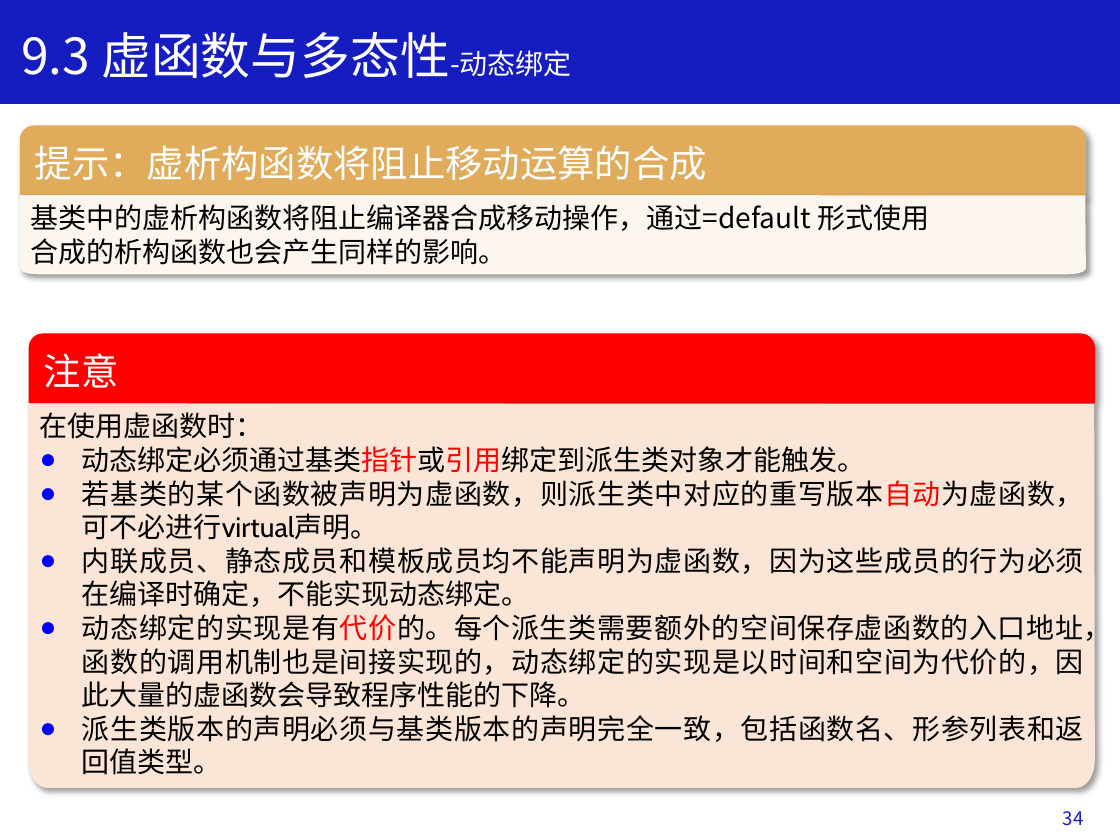
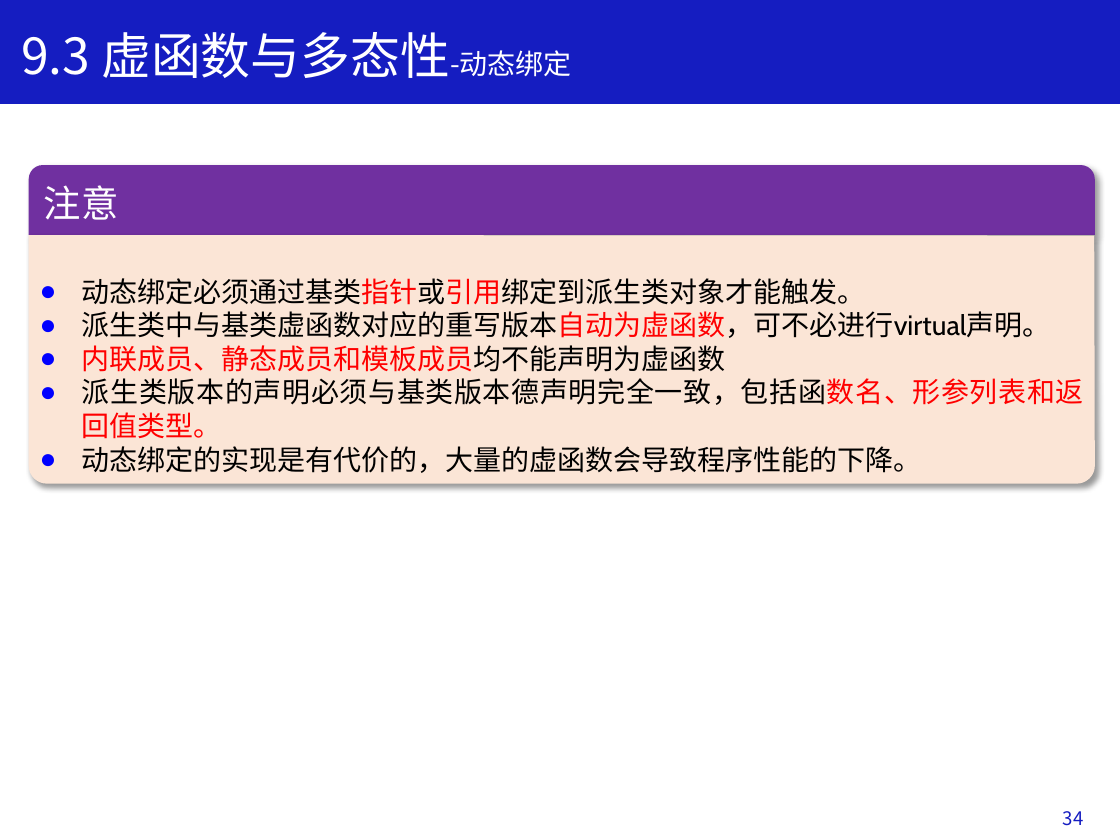
Before and after one commit to Changhe160/book-cplusplus, a slide deck: slide 32 of slides/ppt/Chapter9.pptx (slide 34 before the commit). Drawn at 1120x840 pixels with LibreOffice and Linux fonts; fonts in the diff are those of the drawing. Boxes give left, top, right and bottom in pixels: in the first picture for what was removed or moved away, otherwise in the second. Text is boxed around its words. In the diff, an @@ line names an element or a change of style, - is before the commit and + after.

```diff
--- a/slides/ppt/Chapter9.pptx
+++ b/slides/ppt/Chapter9.pptx
@@ round same rect removed at [20,125,1086,196] @@
-提示：虚析构函数将阻止移动运算的合成
@@ round same rect "注意": place and size @@
-round same rect "注意" at [29,334,1095,403]
+round same rect "注意" at [29,165,1095,234]
@@ round same rect "注意" at [29,165,1095,234]: fill #FF0000 to #7030A0 @@
@@ freeform shape removed at [20,195,1086,274] @@
-基类中的虚析构函数将阻止编译器合成移动操作，通过=default 形式使用
-合成的析构函数也会产生同样的影响。
@@ freeform shape "动态绑定必须通过基类指针或引用绑定到派生类对象才能触发。": place and size @@
-freeform shape "动态绑定必须通过基类指针或引用绑定到派生类对象才能触发。" at [29,403,1095,787]
+freeform shape "动态绑定必须通过基类指针或引用绑定到派生类对象才能触发。" at [29,235,1095,484]
@@ text in freeform shape at [82,311,1084,473]: text changed @@
-● 若基类的某个函数被声明为虚函数，则派生类中对应的重写版本自动为虚函数，可不必进行virtual声明。
-● 内联成员、静态成员和模板成员均不能声明为虚函数，因为这些成员的行为必须在编译时确定，不能实现动态绑定。
-● 动态绑定的实现是有代价的。每个派生类需要额外的空间保存虚函数的入口地址，函数的调用机制也是间接实现的，动态绑定的实现是以时间和空间为代价的，因此大量的虚函数会导致程序性能的下降。
-● 派生类版本的声明必须与基类版本的声明完全一致，包括函数名、形参列表和返回值类型。
+● 派生类中与基类虚函数对应的重写版本自动为虚函数，可不必进行virtual声明。
+● 内联成员、静态成员和模板成员均不能声明为虚函数
+● 派生类版本的声明必须与基类版本德声明完全一致，包括函数名、形参列表和返回值类型。
+● 动态绑定的实现是有代价的，大量的虚函数会导致程序性能的下降。
@@ text in freeform shape at [40,412,264,439]: paragraph removed @@
-在使用虚函数时：
```
Also in this commit, not shown: 23 other slides changed, 3 slides removed.
